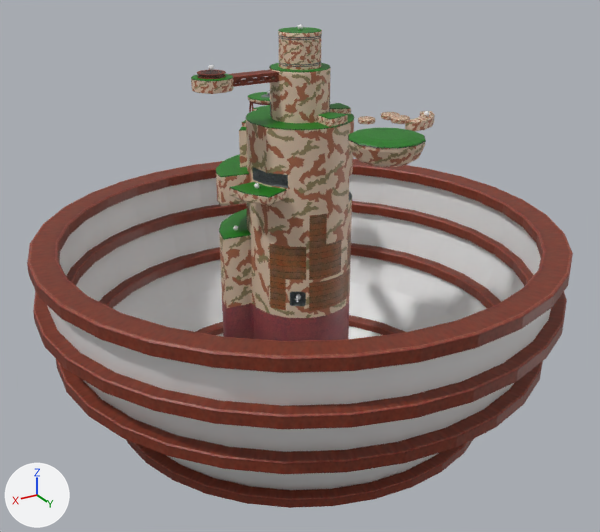
Renders of the Blender file Blender Models/Buoy Base/BuoyBase2.blend from each side of a commit.
Both versions are drawn from a camera (50 mm lens) standing at (51.2, 85.4, 12.9) and looking at (0.3, 0.4, -29.5). Every picture has the same lights, and +X, +Y and +Z are marked at lower left.
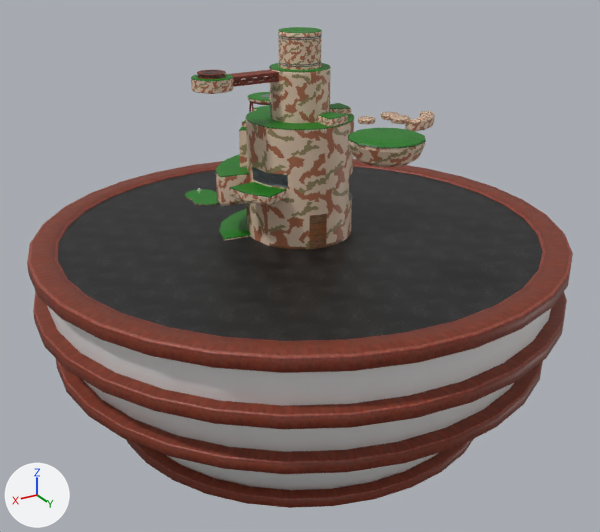
Boxes [x1, y1, x2, y2] around the edits, measured in the pictures (600 x 532 px):
```json
{"object": "Circle.059", "change": "shown", "after": [58, 167, 543, 341], "on screen": "black"}
{"object": "Circle.095", "change": "added", "after": [185, 189, 218, 204]}
{"object": "Circle.094", "change": "added", "after": [185, 193, 219, 205]}
{"object": "Sphere", "change": "deleted", "before": [254, 183, 259, 189]}
{"object": "Sphere.006", "change": "deleted", "before": [296, 294, 301, 299]}
{"object": "Circle.093", "change": "added", "after": [187, 198, 217, 206]}
{"object": "Sphere.008", "change": "unchanged, covered by the edit", "before": [60, 174, 541, 339]}
{"object": "Circle.068", "change": "unchanged, covered by the edit", "before": [222, 300, 349, 341]}
{"object": "Circle.085", "change": "unchanged, covered by the edit", "before": [269, 243, 306, 310], "after": [269, 243, 306, 249]}
{"object": "Circle.081", "change": "unchanged, covered by the edit", "before": [309, 214, 342, 280], "after": [309, 214, 342, 249]}
```

The change, as JSON lines over the scene's bpy script:
```json
{"op": "add", "block": "me_circle_036", "code": ["me_circle_036 = bpy.data.meshes.new('Circle.036')", "me_circle_036.from_pydata(...)  # 176 vertices, 132 faces; spans x -6.08..-1.48, y 7.52..14.68, z -1.06..-0.14", "me_circle_036.materials.append(mat_meisaigarabig_png)  # picture img_meisaigarabig_png"]}
{"op": "add", "block": "me_circle_049", "code": ["me_circle_049 = bpy.data.meshes.new('Circle.049')", "me_circle_049.from_pydata(...)  # 88 vertices, 44 faces; spans x -6.1..-1.46, y 7.49..14.71, z -0.14..-0.06", "me_circle_049.materials.append(mat_taihosibafugiza_png)  # picture img_taihosibafugiza_png"]}
{"op": "add", "block": "me_circle_057", "code": ["me_circle_057 = bpy.data.meshes.new('Circle.057')", "me_circle_057.from_pydata(...)  # 88 vertices, 45 faces; spans x -6.08..-1.48, y 7.52..14.68, z -0.14..-0.06", "me_circle_057.materials.append(mat_taihosibafu_png)  # picture img_taihosibafu_png"]}
{"op": "remove", "block": "ob_sphere_006", "code": ["ob_sphere_006 = bpy.data.objects.new('Sphere.006', me_sphere_006)", "ob_sphere_006.location = (11.6, 0.1, -4.3)"]}
{"op": "remove", "block": "ob_circle_059", "code": "ob_circle_059.hide_viewport = True"}
{"op": "remove", "block": "ob_sphere", "code": ["ob_sphere = bpy.data.objects.new('Sphere', me_sphere)", "ob_sphere.location = (11.6, 0.1, -4.3)"]}
{"op": "add", "block": "ob_circle_093", "code": ["ob_circle_093 = bpy.data.objects.new('Circle.093', me_circle_036)", "ob_circle_093.location = (8.7, -29.2, -24.6)"]}
{"op": "add", "block": "ob_circle_094", "code": ["ob_circle_094 = bpy.data.objects.new('Circle.094', me_circle_049)", "ob_circle_094.location = (8.7, -29.2, -24.6)"]}
{"op": "add", "block": "ob_circle_095", "code": ["ob_circle_095 = bpy.data.objects.new('Circle.095', me_circle_057)", "ob_circle_095.location = (8.7, -29.2, -24.6)"]}
```
